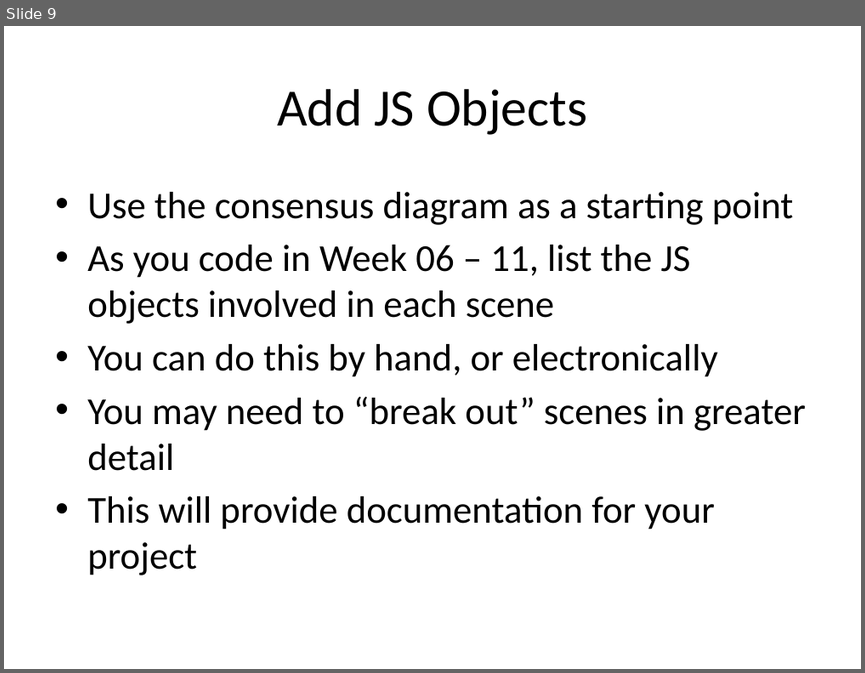
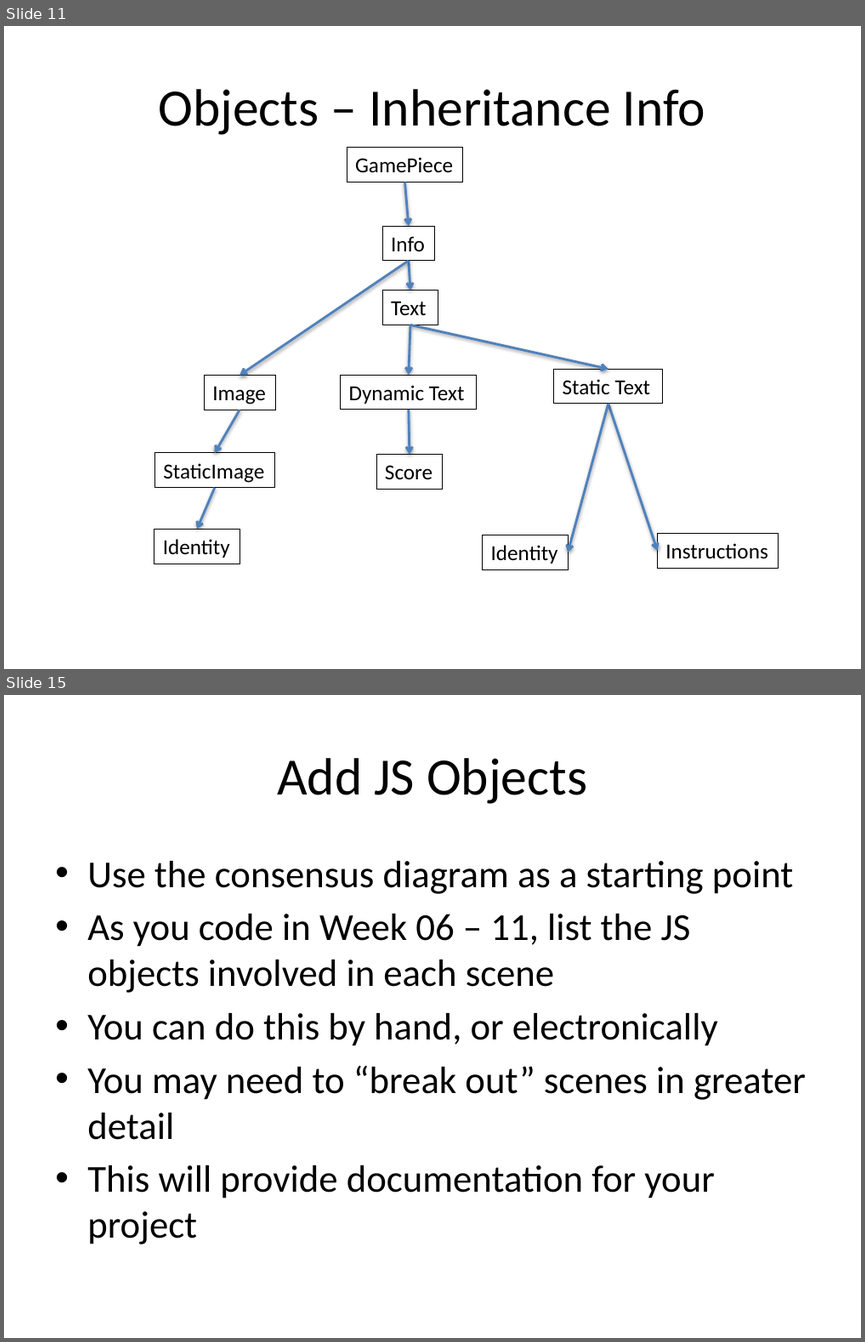
Before and after one commit to javisaurusrex/zookillsoccer, a slide deck: assets/game architecture/ZooKill Soccer Game Design Document.pptx. Shown one above the other, each under a label of ours: slide 9 before the commit, slides 11 and 15 after it; the slides between them are not shown. The pictures are 865x673 and 865x1342 pixels, drawn with LibreOffice and Linux fonts; fonts in the diff are those of the drawing. Boxes give left, top, right and bottom in pixels: in the first picture for what was removed or moved away, otherwise in the second. Text is boxed around its words. In the diff, an @@ line names an element or a change of style, - is before the commit and + after.

```diff
--- a/assets/game architecture/ZooKill Soccer Game Design Document.pptx
+++ b/assets/game architecture/ZooKill Soccer Game Design Document.pptx
@@ slide 11 added at [4, 26, 861, 669], background #FFFFFF @@
@@ title added at [159, 89, 705, 135], 44 pt, text #000000 @@
+Objects – Inheritance Info
@@ rectangle added at [347, 148, 463, 182], outline #000000 0.75 pt, 18 pt, text #000000 @@
+GamePiece
@@ arrow added from (405, 182) to (409, 226), #4F81BD 2 pt @@
@@ rectangle added at [383, 226, 435, 260], outline #000000 0.75 pt, 18 pt, text #000000 @@
+Info
@@ arrow added from (409, 261) to (239, 374), #4F81BD 2 pt @@
@@ arrow added from (409, 261) to (410, 290), #4F81BD 2 pt @@
@@ rectangle added at [383, 290, 438, 324], outline #000000 0.75 pt, 18 pt, text #000000 @@
+Text
@@ arrow added from (410, 325) to (409, 374), #4F81BD 2 pt @@
@@ arrow added from (410, 325) to (608, 369), #4F81BD 2 pt @@
@@ rectangle added at [204, 374, 275, 409], outline #000000 0.75 pt, 18 pt, text #000000 @@
+Image
@@ rectangle added at [341, 374, 477, 409], outline #000000 0.75 pt, 18 pt, text #000000 @@
+Dynamic Text
@@ rectangle added at [554, 369, 663, 403], outline #000000 0.75 pt, 18 pt, text #000000 @@
+Static Text
@@ arrow added from (608, 403) to (568, 552), #4F81BD 2 pt @@
@@ arrow added from (608, 403) to (657, 550), #4F81BD 2 pt @@
@@ arrow added from (239, 410) to (215, 453), #4F81BD 2 pt @@
@@ arrow added from (409, 409) to (409, 454), #4F81BD 2 pt @@
@@ rectangle added at [154, 453, 275, 487], outline #000000 0.75 pt, 18 pt, text #000000 @@
+StaticImage
@@ rectangle added at [376, 454, 443, 488], outline #000000 0.75 pt, 18 pt, text #000000 @@
+Score
@@ arrow added from (215, 487) to (197, 529), #4F81BD 2 pt @@
@@ rectangle added at [154, 529, 239, 563], outline #000000 0.75 pt, 18 pt, text #000000 @@
+Identity
@@ rectangle added at [482, 535, 568, 569], outline #000000 0.75 pt, 18 pt, text #000000 @@
+Identity
@@ rectangle added at [657, 533, 778, 567], outline #000000 0.75 pt, 18 pt, text #000000 @@
+Instructions
@@ what was slide 9 is now slide 15 @@
```
Also in this commit, not shown: 5 slides changed, 9 other slides added, 3 slides removed, 17 other files.
